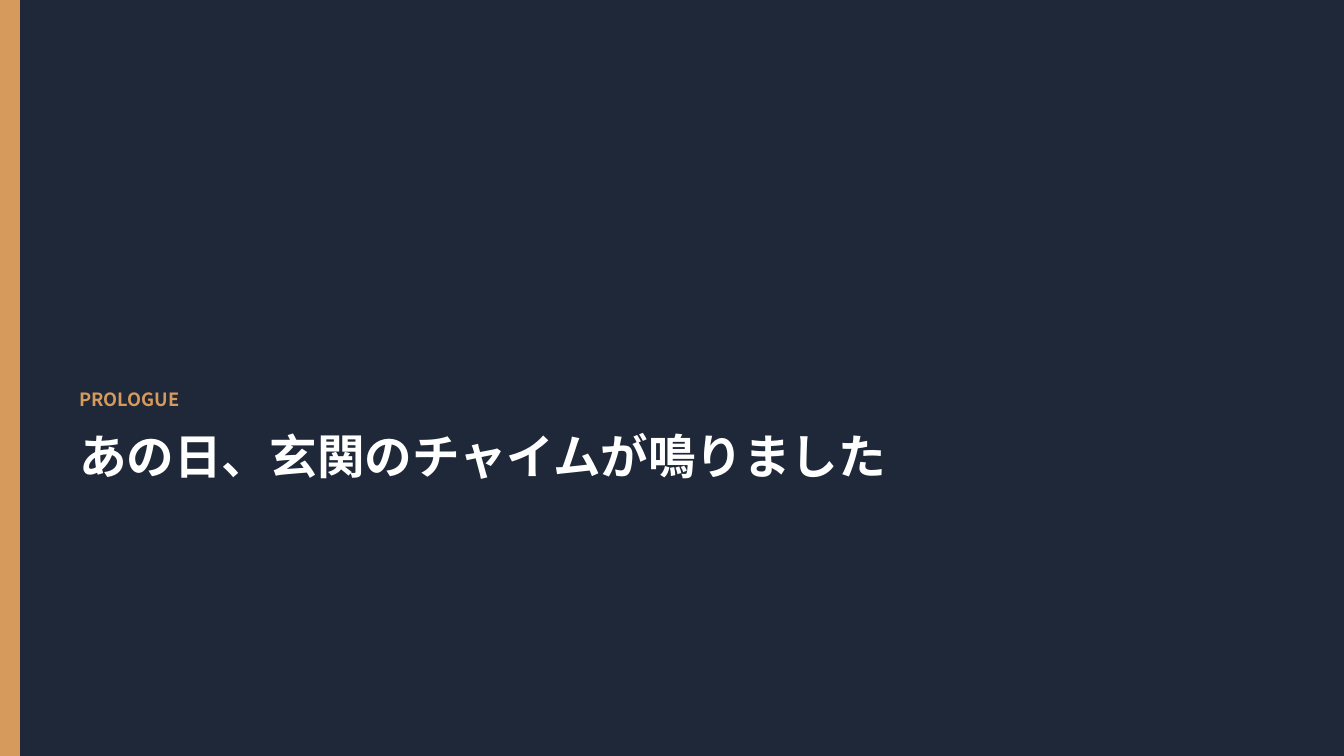
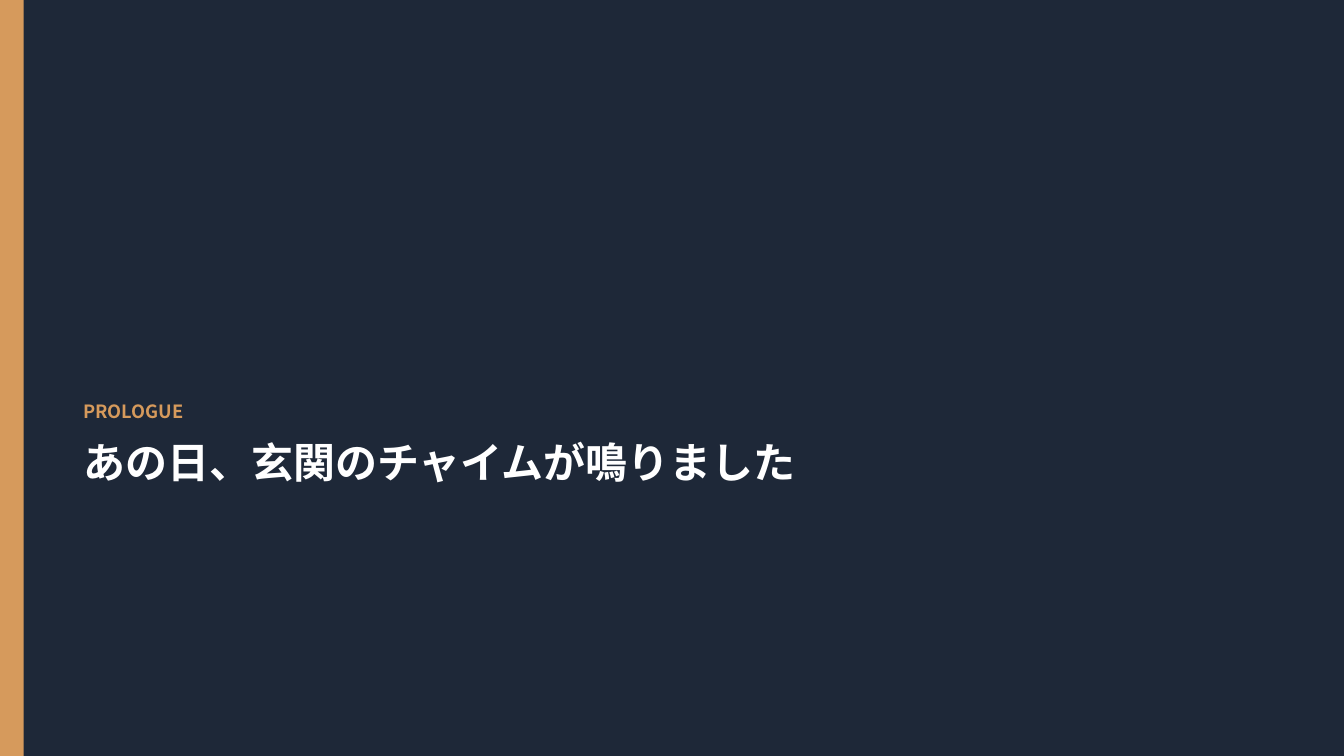
Before and after one commit to hiderock84-sys/darca, a slide deck: slide 2 of public/manual.pptx. Drawn at 1344x756 pixels with LibreOffice and Linux fonts; fonts in the diff are those of the drawing; background and template pictures are left out; a plain dark background stands for a picture behind light text. Boxes give left, top, right and bottom in pixels: in the first picture for what was removed or moved away, otherwise in the second. Text is boxed around its words. In the diff, an @@ line names an element or a change of style, - is before the commit and + after.

```diff
--- a/public/manual.pptx
+++ b/public/manual.pptx
@@ rectangle: place and size @@
-rectangle at <box>0,0,20,756</box>
+rectangle at <box>0,0,24,756</box>
@@ rectangle at <box>0,0,1344,756</box>: fill #142744 at 52% opacity to #142744 at 54% opacity @@
@@ text "PROLOGUE": place and size @@
-text "PROLOGUE" at <box>79,392,886,479</box>
+text "PROLOGUE" at <box>83,404,796,483</box>
@@ text "PROLOGUE" at <box>83,404,796,483</box>: size 34 to 30 pt in "あの日、玄関のチャイムが鳴りました"; line spacing 1.2 to 1.16 @@
```
Also in this commit, not shown: 31 other slides changed, 49 slides removed, 1 other file.
